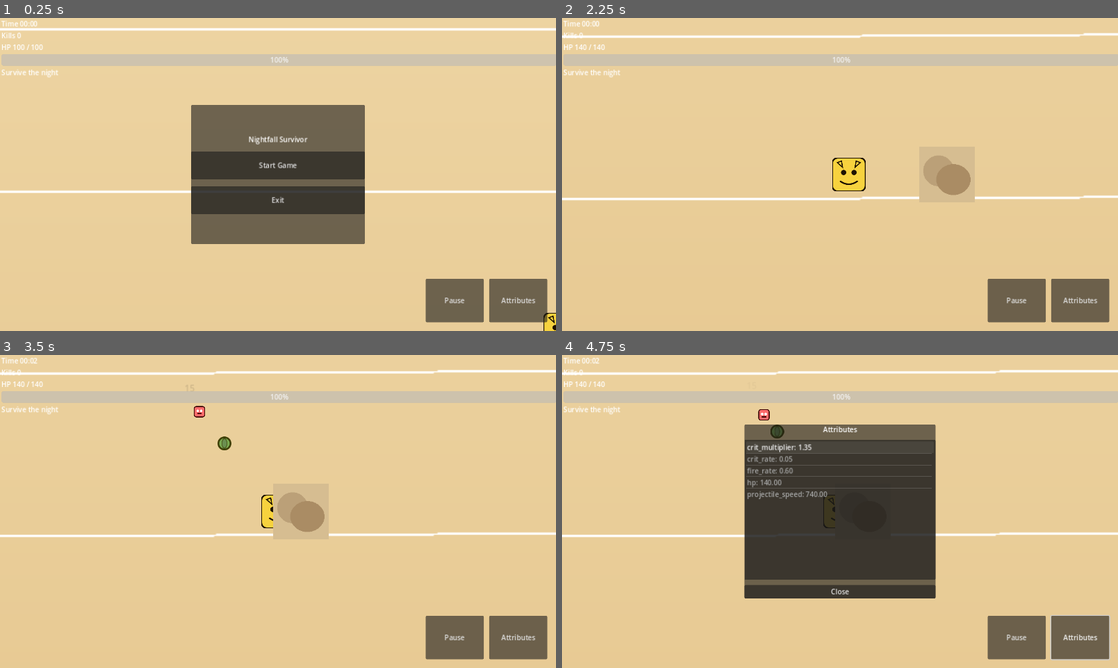
Above: before the commit, frames 1-4 (two rows, left to right).
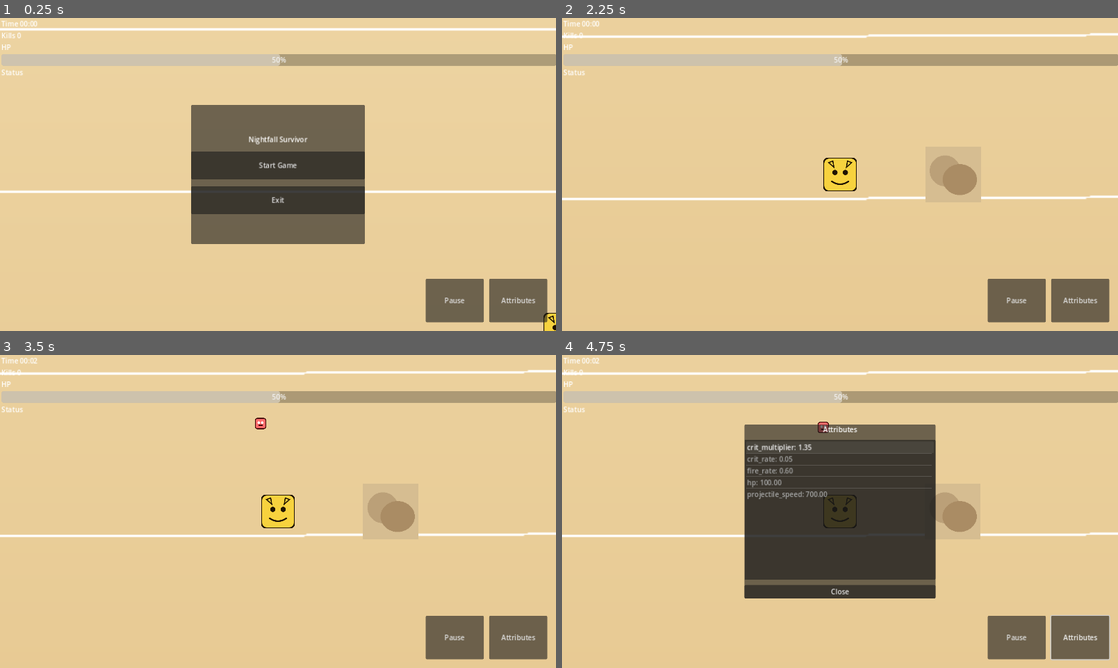
Above: after the commit, the same moments.

Repository: Shbirot/Project-YnS
Game: Godot game, scene res://scenes/main.tscn
Two runs of this game, one before a commit and one after it. Both use one fixed random seed, a clock stepped at 60 frames per second and the inputs below.
Inputs (mouse positions are in pixels of both pictures, inside the frame that each line leads up to):
- Up to frame 1 (0.25 s): no input
- Up to frame 2 (2.25 s): click "Start Game" at 0.5 s; click "Start" at 1.25 s; tap Enter at 2 s; move the mouse to (962, 158) at 2.02 s; hold Right (ui_right) from 2.03 s (still down); tap E at 2.1 s; click (962, 158) at 2.17 s
- Up to frame 3 (3.5 s): release Right (ui_right) at 2.75 s; drag from (166, 527) to (233, 461) at 2.77 s
- Up to frame 4 (4.75 s): click "Attributes" at 3.5 s; tap Space at 4.25 s; move the mouse to (895, 442) at 4.27 s; hold Right (ui_right) from 4.28 s (still down); tap O at 4.35 s

The runs differ from the first frame. In frame 1, 2.0% of the frame differs, in the area x 1-100%, y 8-19%; in frame 2, 2.9%; in frame 3, 4.8%, in the area x 1-100%, y 4-59%; in frame 4, 3.6%.
Error after the commit: Parse Error: Could not resolve class "HeroCharacter". (res://scripts/hero.gd:1)

Commit message:
refactor(core): Centralize scene, type, and node utilities

Diff:
--- a/game/scripts/characters/character.gd
+++ b/game/scripts/characters/character.gd
@@ -1,6 +1,7 @@
 extends MovableGameObject
 class_name Character
 
+const NodeUtil = preload("res://scripts/utils/node_util.gd")
 
 signal health_changed(current, max)
 signal died
@@ -21,7 +22,7 @@
 		return
 	_current_health = max(_current_health - amount, 0)
 	health_changed.emit(_current_health, max_health)
-	var source_name = source.display_name if source and "display_name" in source else "<unknown>"
+	var source_name = NodeUtil.get_display_name(source)
 	Log.debug("%s took %d damage (hp=%d) source=%s" % [display_name, amount, _current_health, source_name])
 	if _current_health <= 0:
 		_emit_death(source)
@@ -31,7 +32,7 @@
 	health_changed.emit(_current_health, max_health)
 
 func _emit_death(source):
-	var source_name = source.display_name if source and "display_name" in source else "<unknown>"
+	var source_name = NodeUtil.get_display_name(source)
 	Log.warn("%s died (source=%s)" % [display_name, source_name])
 	died.emit()
 	set_enabled(false)
--- a/game/scripts/characters/hero_character.gd
+++ b/game/scripts/characters/hero_character.gd
@@ -6,6 +6,7 @@
 const WorldBounds = preload("res://scripts/systems/world_bounds.gd")
 const WeaponAmmunition = preload("res://scripts/weapons/ammunition_base.gd")
 const SceneTreeUtil = preload("res://scripts/utils/scene_tree_util.gd")
+const TargetFinderUtil = preload("res://scripts/utils/target_finder_util.gd")
 const HALF_EXTENT := Vector2(20, 20)
 
 @export var accel := 1600.0
@@ -102,17 +103,10 @@
 	get_tree().current_scene.add_child(projectile)
 
 func _get_target_direction() -> Vector2:
-	var enemies = get_tree().get_nodes_in_group("enemies")
-	var closest_dir = Vector2.ZERO
-	var closest_distance = INF
-	for enemy in enemies:
-		if not enemy is Node2D or not enemy.is_inside_tree() or not enemy.is_enabled:
-			continue
-		var distance = global_position.distance_squared_to(enemy.global_position)
-		if distance < closest_distance:
-			closest_distance = distance
-			closest_dir = (enemy.global_position - global_position).normalized()
-	return closest_dir
+	var closest_enemy = TargetFinderUtil.get_closest_target_in_group(global_position, "enemies", get_tree)
+	if closest_enemy:
+		return (closest_enemy.global_position - global_position).normalized()
+	return Vector2.ZERO
 
 func set_ammunition(ammunition: WeaponAmmunition) -> void:
 	_ammunition = ammunition
--- /dev/null
+++ b/game/scripts/utils/node_util.gd
@@ -0,0 +1,11 @@
+extends RefCounted
+class_name NodeUtil
+
+static func get_display_name(node) -> String:
+	if is_instance_valid(node):
+		if "display_name" in node and node.display_name != "":
+			return node.display_name
+		if "name" in node and node.name != "":
+			return node.name
+		return str(node.get_instance_id())
+	return "<unknown>"
